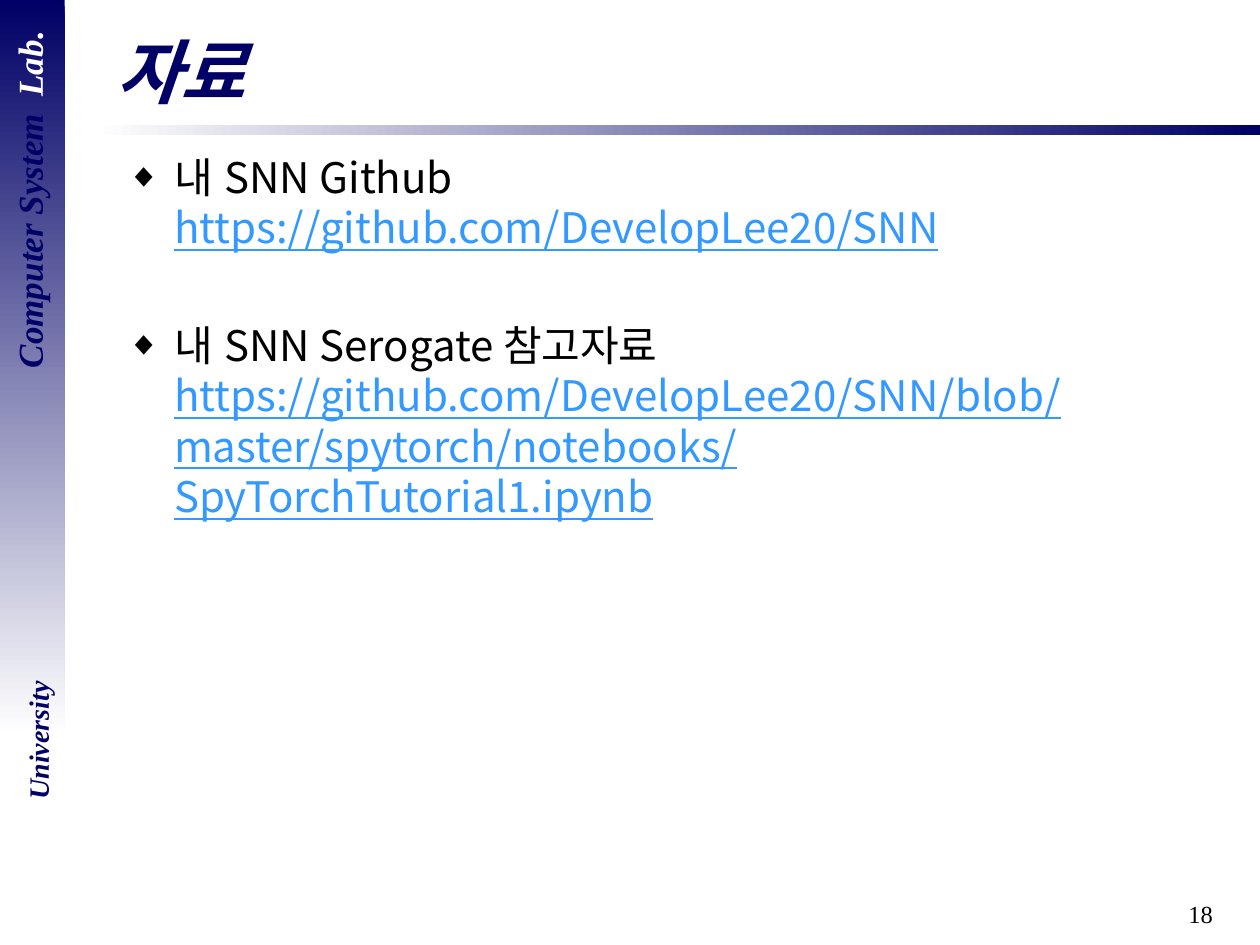
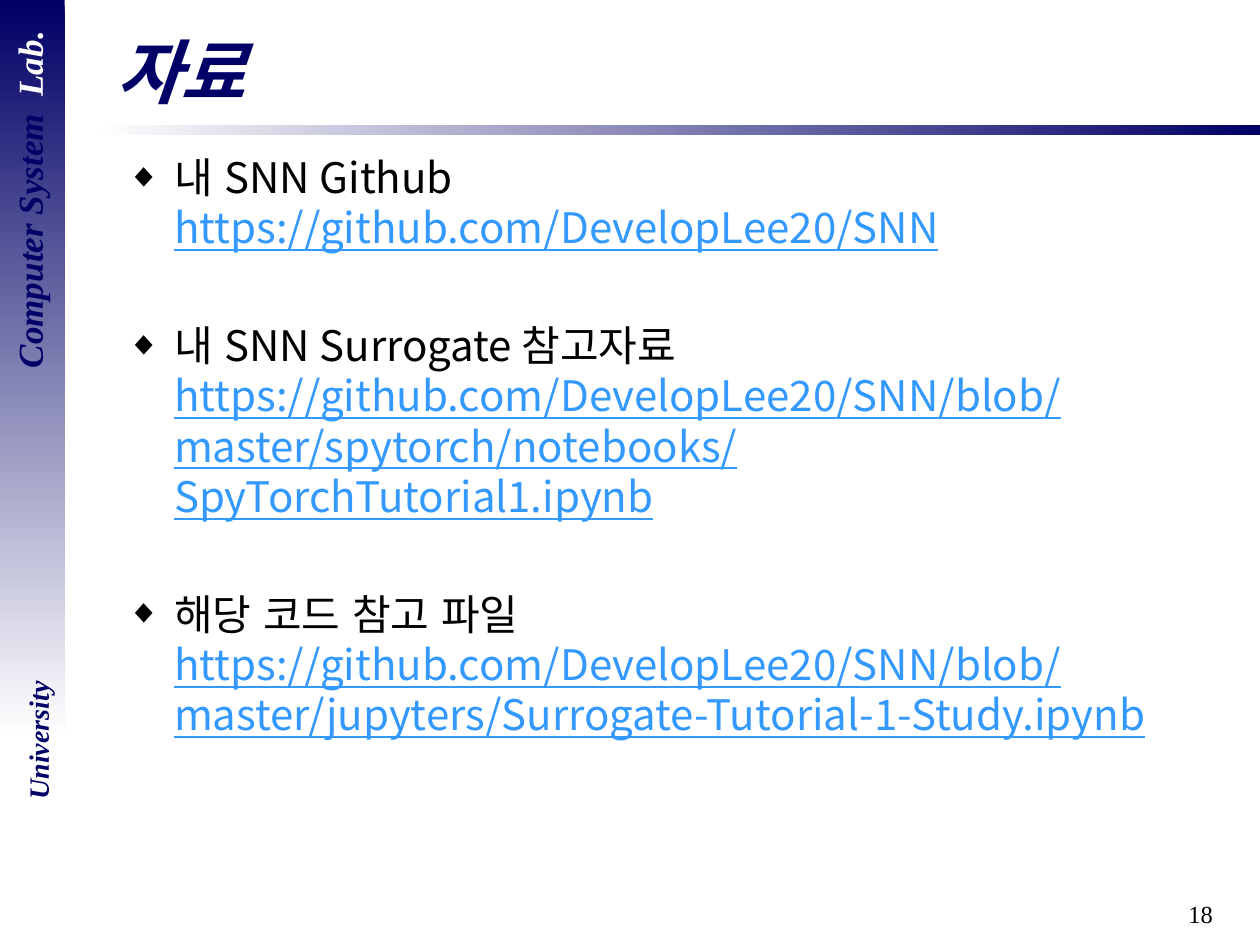
Before and after one commit to DevelopLee20/SNN, a slide deck: slide 18 of cs semina/09_SpyTorch-3.pptx. Drawn at 1260x945 pixels with LibreOffice and Linux fonts; fonts in the diff are those of the drawing; background and template pictures are left out. Boxes give left, top, right and bottom in pixels: in the first picture for what was removed or moved away, otherwise in the second. Text is boxed around its words. In the diff, an @@ line names an element or a change of style, - is before the commit and + after.

```diff
--- a/cs semina/09_SpyTorch-3.pptx
+++ b/cs semina/09_SpyTorch-3.pptx
@@ text at bbox=[174, 326, 1145, 741]: text changed @@
-◆ 내 SNN Serogate 참고자료
-  https://github.com/DevelopLee20/SNN/blob/master/spytorch/notebooks/SpyTorchTutorial1.ipynb
+◆ 내 SNN Surrogate 참고자료
+  https://github.com/DevelopLee20/SNN/blob/master/spytorch/notebooks/SpyTorchTutorial1.ipynb
+◆ 해당 코드 참고 파일
+  https://github.com/DevelopLee20/SNN/blob/master/jupyters/Surrogate-Tutorial-1-Study.ipynb
```
Also in this commit, not shown: 1 other file.
